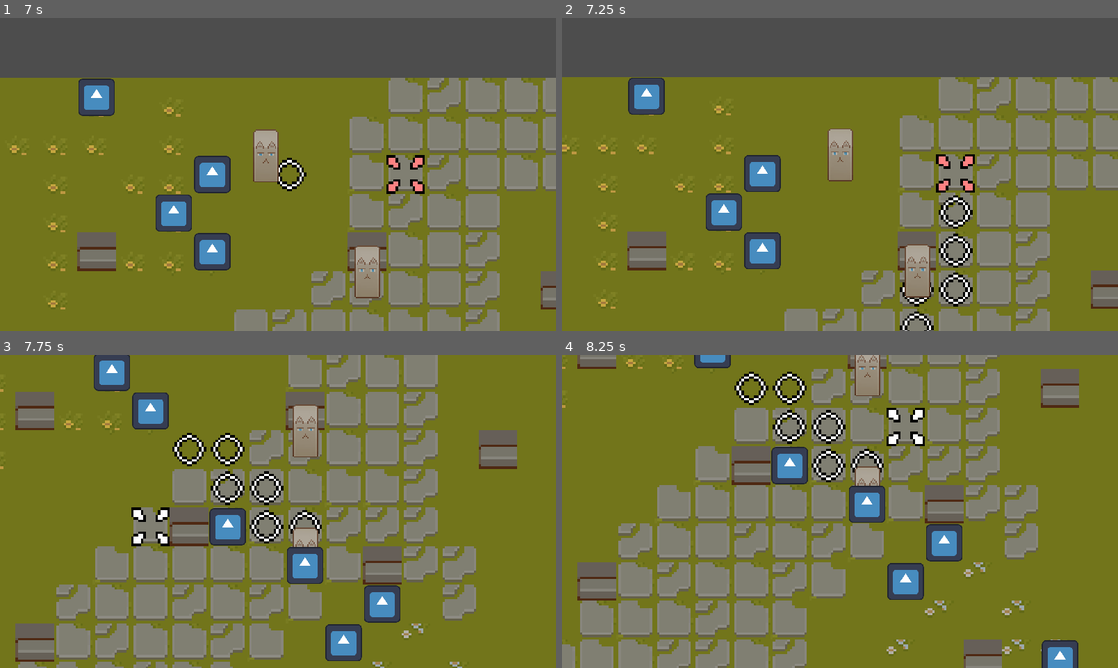
Above: before the commit, frames 1-4 (two rows, left to right).
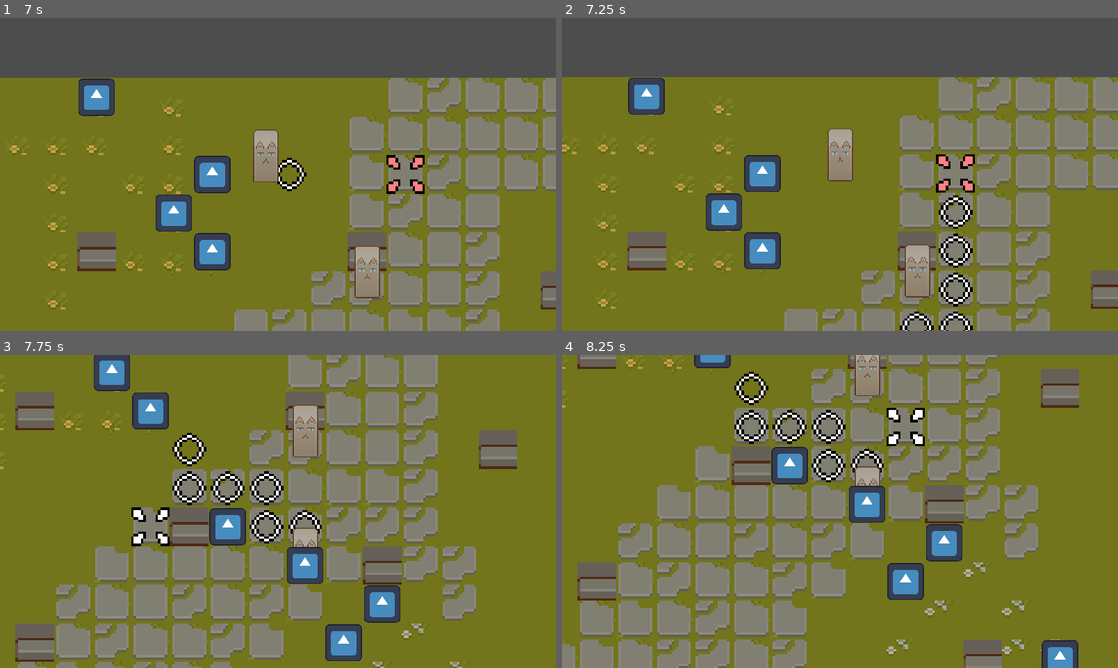
Above: after the commit, the same moments.

Repository: yuivan0352/godot-element-game
Game: Godot game, scene res://World.tscn
Two runs of this game, one before a commit and one after it. Both use one fixed random seed, a clock stepped at 60 frames per second and the inputs below. The engine's default icon, where the game draws it, is replaced by a stand-in: a white triangle on a blue panel in a dark square.
Inputs (mouse positions are in pixels of both pictures, inside the frame that each line leads up to):
- Up to frame 1 (7 s): tap Enter at 0.5 s; move the mouse to (400, 158) at 0.52 s; press the mouse at (400, 158) at 0.53 s; move the mouse to (166, 190) at 1.27 s; release the mouse at (166, 190) at 1.28 s; tap S (cam_down) at 1.35 s; click (166, 190) at 1.55 s; move the mouse to (333, 105) at 2.02 s; hold A (cam_left) 2.03-2.78 s; click (333, 105) at 2.3 s; move the mouse to (250, 237) at 2.77 s; tap D (cam_right) at 2.85 s; click (250, 237) at 3.05 s; move the mouse to (444, 221) at 3.52 s; hold W (cam_up) 3.53-4.28 s; click (444, 221) at 3.8 s; move the mouse to (111, 127) at 4.27 s; click (111, 127) at 4.35 s; move the mouse to (305, 174) at 5.02 s; hold Right mouse button (stop_move) 5.03-5.78 s; click (305, 174) at 5.3 s; tap Space at 5.75 s; move the mouse to (194, 96) at 5.77 s; click (194, 96) at 5.85 s; move the mouse to (400, 158) at 6.52 s; hold S (cam_down) from 6.53 s (still down); click (400, 158) at 6.8 s
- Up to frame 2 (7.25 s): keep holding S (cam_down)
- Up to frame 3 (7.75 s): move the mouse to (166, 527) at 7.27 s; release S (cam_down) at 7.28 s; tap A (cam_left) at 7.35 s; click (166, 527) at 7.55 s
- Up to frame 4 (8.25 s): move the mouse to (895, 442) at 8.02 s; hold D (cam_right) from 8.03 s (still down)

Frame 1 is identical in both runs. In frame 2, 0.3% of the frame differs, in the area x 60-74%, y 84-100%; in frame 3, 0.6%, in the area x 31-44%, y 24-48%; in frame 4, 0.6%.

Commit message:
Fixed Character Collision
Characters won't be able to move on to the spots that other characters already occupy

Diff:
--- a/Character/Character.gd
+++ b/Character/Character.gd
@@ -40,12 +40,21 @@
 			var tile_data = tile_layer_zero.get_cell_tile_data(tile_position)
 
 			if tile_data == null or tile_data.get_custom_data("walkable") == false:
-				astar_grid.set_point_solid(tile_position)
+				astar_grid.set_point_solid(tile_position, true)
+
+func _set_char_pos_solid():
+	for key in get_parent().char_positions:
+		astar_grid.set_point_solid(get_parent().char_positions[key])
+
+func _unsolid_coords(coords):
+	astar_grid.set_point_solid(coords, false)
+
+func _solid_coords(coords):
+	astar_grid.set_point_solid(coords, true)
 
 func _input(event):
 	if self == get_parent().active_char:
 		if event.is_action_pressed("move"):
-
 			if !is_moving:
 				current_id_path = astar_grid.get_id_path(
 					tile_layer_zero.local_to_map(global_position),
@@ -54,7 +63,9 @@
 			elif is_moving:
 				return
 
-			char_moving.emit()
+			if !current_id_path.is_empty():
+				get_parent()._unsolid_coords(tile_layer_zero.local_to_map(global_position))
+				char_moving.emit()
 		elif event.is_action_pressed("stop_move"):
 			if is_moving:
 				current_id_path = current_id_path.slice(0, 1)
@@ -91,6 +102,8 @@
 					target_position = tile_layer_zero.map_to_local(current_id_path.front())
 				else:
 					is_moving = false
+					get_parent()._solid_coords(tile_layer_zero.local_to_map(global_position))
+					get_parent()._update_char_pos(tile_layer_zero.local_to_map(global_position))
 					if (moved_distance == movement_limit):
 						moved_distance = 0
 						turn_complete.emit()
--- a/Images/Layer0.gd
+++ b/Images/Layer0.gd
@@ -1,7 +1,7 @@
 extends TileMapLayer
 
 var dictionary = {}
-@export var turn_queue : Node2D
+@onready var turn_queue = $"../TurnQueue"
 @onready var layer_one = $"../Layer1"
 var in_movement_range : bool = false
 
@@ -31,7 +31,7 @@
 			layer_one.erase_cell(tile)
 
 	if dictionary.has(str(tile_position)):
-		if get_cell_tile_data(tile_position).get_custom_data("walkable") == false:
+		if get_cell_tile_data(tile_position).get_custom_data("walkable") == false || turn_queue.char_positions.find_key(tile_position) != null:
 			layer_one.set_cell(tile_position, 3, Vector2i(2, 3), 0)
 		else:
 			if (in_movement_range):
--- a/TurnQueue.gd
+++ b/TurnQueue.gd
@@ -2,9 +2,11 @@
 
 class_name TurnQueue
 
+var char_positions : Dictionary
 var active_char : Character
 var prev_char : Character
 @onready var overview_camera = $"../OverviewCamera"
+@onready var layer_zero = $"../Layer0"
 
 func _ready():
 	var characters = get_children()
@@ -14,8 +16,20 @@
 	active_char = get_child(0)
 	overview_camera.set_camera_position(active_char)
 	for i in characters.size():
+		char_positions[characters[i]] = layer_zero.local_to_map(characters[i].global_position)
 		characters[i].turn_complete.connect(_play_turn)
 		characters[i].char_moving.connect(_transition_character_cam)
+	get_tree().call_group("characters", "_set_char_pos_solid")
+
+func _unsolid_coords(coords):
+	get_tree().call_group("characters", "_unsolid_coords", coords)
+	print("ran function")
+
+func _solid_coords(coords):
+	get_tree().call_group("characters", "_solid_coords", coords)
+
+func _update_char_pos(coords):
+	char_positions[active_char] = coords
 
 func _transition_character_cam():
 	overview_camera.track_char_cam(active_char)
--- a/World.tscn
+++ b/World.tscn
@@ -877,12 +877,11 @@
 [node name="World" type="Node2D"]
 script = SubResource("GDScript_70ef4")
 
-[node name="Layer0" type="TileMapLayer" parent="." node_paths=PackedStringArray("turn_queue")]
+[node name="Layer0" type="TileMapLayer" parent="."]
 use_parent_material = true
 tile_map_data = PackedByteArray("AAAAAAAAAAAAAAAAAAAAAAEAAAALAAYAAAAAAAIAAAAAAAAAAAAAAAMAAAAAAAAAAAAAAAQAAAAAAAAAAAAAAA …(4016 unchanged characters)…
 tile_set = SubResource("TileSet_ivcak")
 script = ExtResource("5_tu08y")
-turn_queue = NodePath("../TurnQueue")
 
 [node name="Layer1" type="TileMapLayer" parent="."]
 use_parent_material = true
@@ -894,14 +893,14 @@
 position = Vector2(128, 115)
 script = ExtResource("5_4rsxs")
 
-[node name="Character" parent="TurnQueue" instance=ExtResource("6_74pcq")]
+[node name="Character" parent="TurnQueue" groups=["characters"] instance=ExtResource("6_74pcq")]
 position = Vector2(-24, -11)
-char_stats = SubResource("Resource_3cpo4")
-
-[node name="Character2" parent="TurnQueue" instance=ExtResource("6_74pcq")]
+char_stats = SubResource("Resource_3oa74")
+
+[node name="Character2" parent="TurnQueue" groups=["characters"] instance=ExtResource("6_74pcq")]
 position = Vector2(-89, -56)
-char_stats = SubResource("Resource_vtfrr")
-
-[node name="Character3" parent="TurnQueue" instance=ExtResource("6_74pcq")]
+char_stats = SubResource("Resource_qm1ra")
+
+[node name="Character3" parent="TurnQueue" groups=["characters"] instance=ExtResource("6_74pcq")]
 position = Vector2(24, 24)
-char_stats = SubResource("Resource_gpden")
+char_stats = SubResource("Resource_o1v0r")
Not shown: 3 places in World.tscn that only renumber resources
